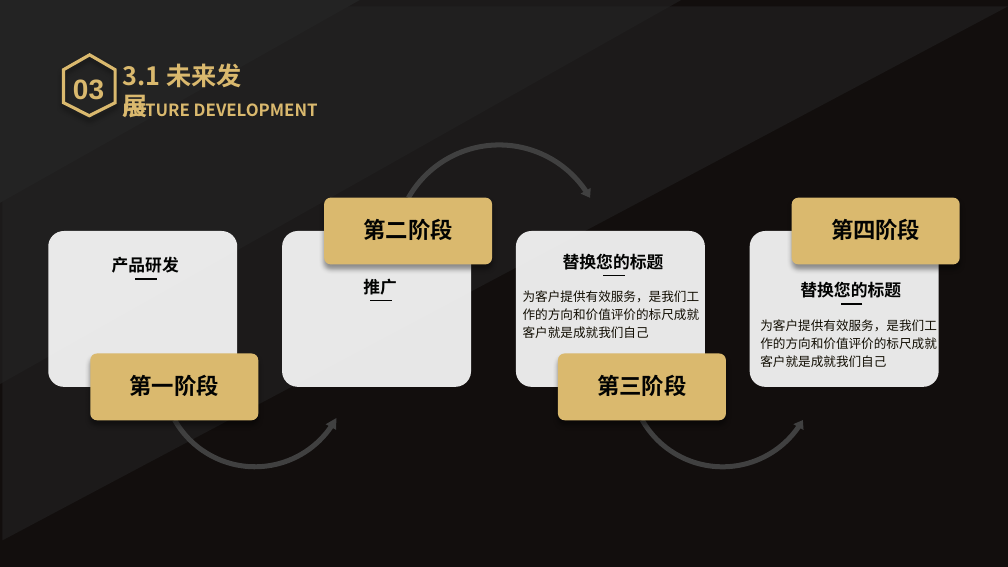
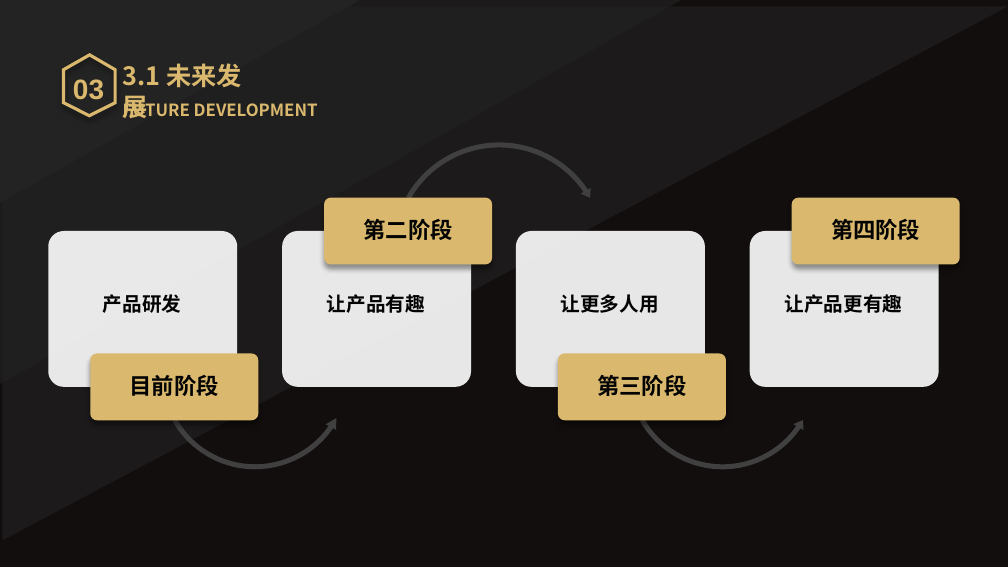
Before and after one commit to Reed942/Ai-Music, a slide deck: slide 10 of Documents/产品文档/产品需求文档/人工智能编曲.pptx. Drawn at 1008x567 pixels with LibreOffice and Linux fonts; fonts in the diff are those of the drawing. Boxes give left, top, right and bottom in pixels: in the first picture for what was removed or moved away, otherwise in the second. Text is boxed around its words. In the diff, an @@ line names an element or a change of style, - is before the commit and + after.

Commit message:
update ppt

```diff
--- a/Documents/产品文档/产品需求文档/人工智能编曲.pptx
+++ b/Documents/产品文档/产品需求文档/人工智能编曲.pptx
@@ text removed at [563, 254, 664, 270] @@
-替换您的标题
@@ text "产品研发": place and size @@
-text "产品研发" at [112, 256, 179, 273]
+text "产品研发" at [103, 294, 181, 313]
@@ text "产品研发" at [103, 294, 181, 313]: size 12 to 14 pt @@
@@ line removed from (156, 279) to (135, 279) @@
@@ text added at [327, 294, 425, 313], 14 pt, text #020302, bold @@
+让产品有趣
@@ text removed at [363, 278, 397, 295] @@
-推广
@@ text removed at [523, 290, 700, 338] @@
-为客户提供有效服务，是我们工作的方向和价值评价的标尺成就客户就是成就我们自己
@@ text added at [561, 294, 659, 313], 14 pt, text #020302, bold @@
+让更多人用
@@ line removed from (625, 275) to (603, 275) @@
@@ text added at [785, 294, 903, 313], 14 pt, text #020302, bold @@
+让产品更有趣
@@ text removed at [800, 282, 901, 298] @@
-替换您的标题
@@ line removed from (391, 300) to (370, 300) @@
@@ text removed at [760, 319, 937, 367] @@
-为客户提供有效服务，是我们工作的方向和价值评价的标尺成就客户就是成就我们自己
@@ line removed from (862, 304) to (841, 304) @@
@@ text at [130, 375, 219, 396]: text changed @@
-第一阶段
+目前阶段
```
Also in this commit, not shown: 8 other slides changed, 1 slide added.
